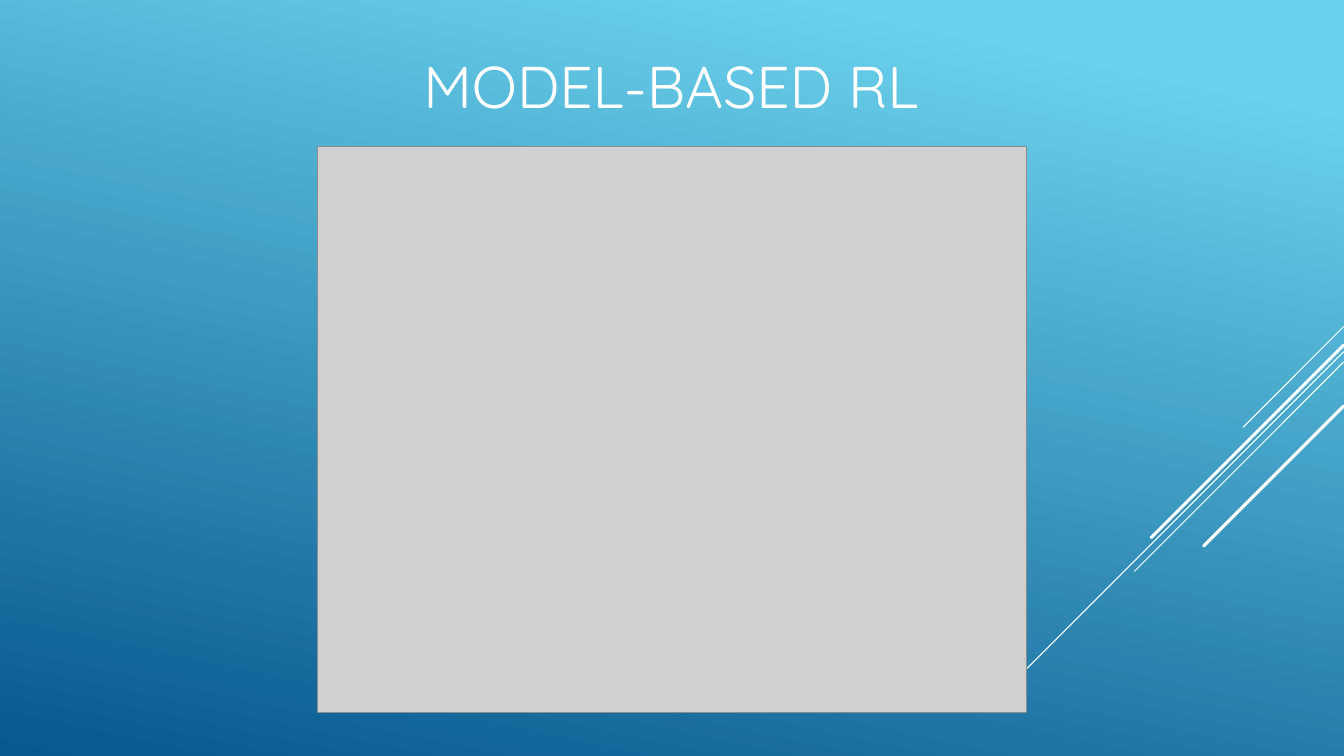
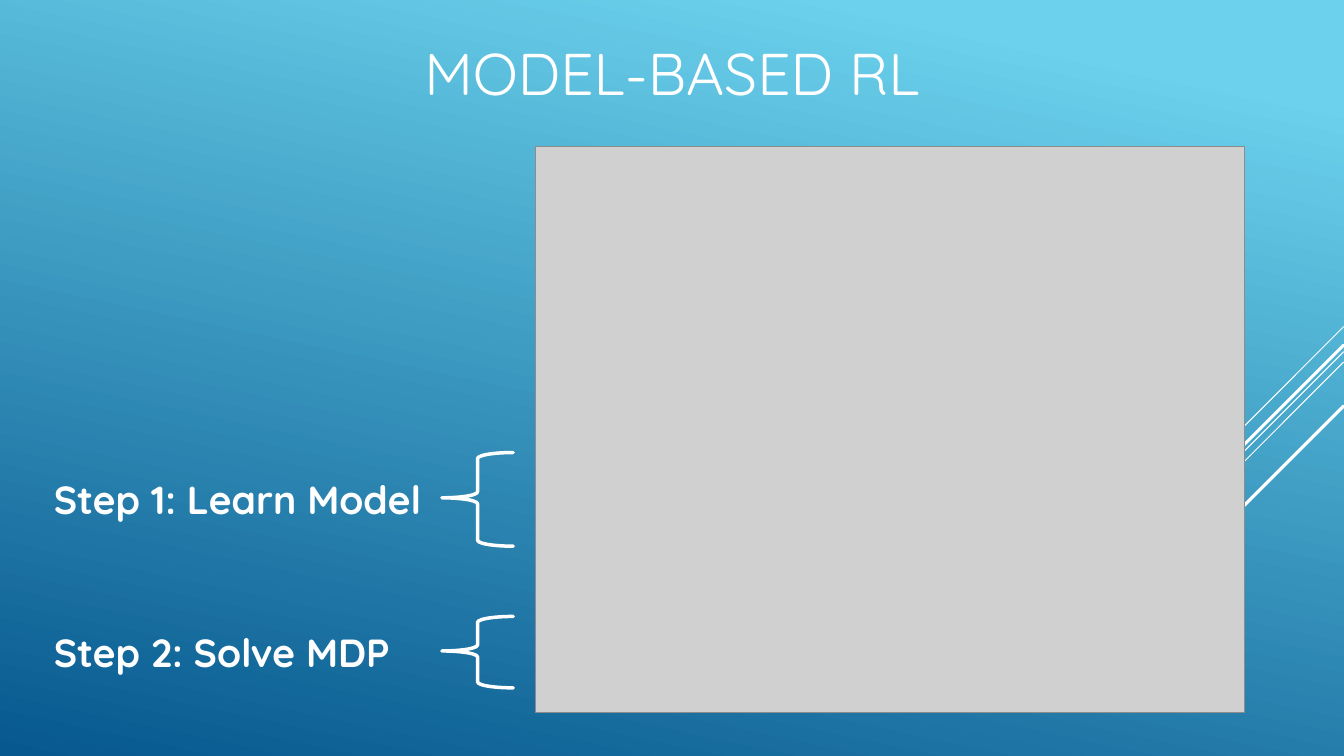
Before and after one commit to seohara1955/Presentations, a slide deck: slide 63 of Metrowest Developers ML Group 2020-02-26/03 model-based-rl.pptx. Drawn at 1344x756 pixels with LibreOffice and Linux fonts; fonts in the diff are those of the drawing; grey boxes stand for pictures. Boxes give left, top, right and bottom in pixels: in the first picture for what was removed or moved away, otherwise in the second. Text is boxed around its words. In the diff, an @@ line names an element or a change of style, - is before the commit and + after.

Commit message:
Revise presentations.

```diff
--- a/Metrowest Developers ML Group 2020-02-26/03 model-based-rl.pptx
+++ b/Metrowest Developers ML Group 2020-02-26/03 model-based-rl.pptx
@@ title "MODEL-BASED RL": place and size @@
-title "MODEL-BASED RL" at <box>423,66,919,109</box>
+title "MODEL-BASED RL" at <box>424,53,920,96</box>
@@ picture: place and size @@
-picture at <box>318,147,1026,713</box>
+picture at <box>535,147,1244,713</box>
@@ left brace added at <box>442,453,513,546</box>, outline #FFFFFF 2.5 pt @@
@@ text added at <box>54,485,421,522</box>, 28 pt, text #FFFFFF, bold @@
+Step 1: Learn Model
@@ left brace added at <box>442,617,513,689</box>, outline #FFFFFF 2.5 pt @@
@@ text added at <box>54,638,390,675</box>, 28 pt, text #FFFFFF, bold @@
+Step 2: Solve MDP
```
Also in this commit, not shown: 1 other slide changed, 2 other files.
